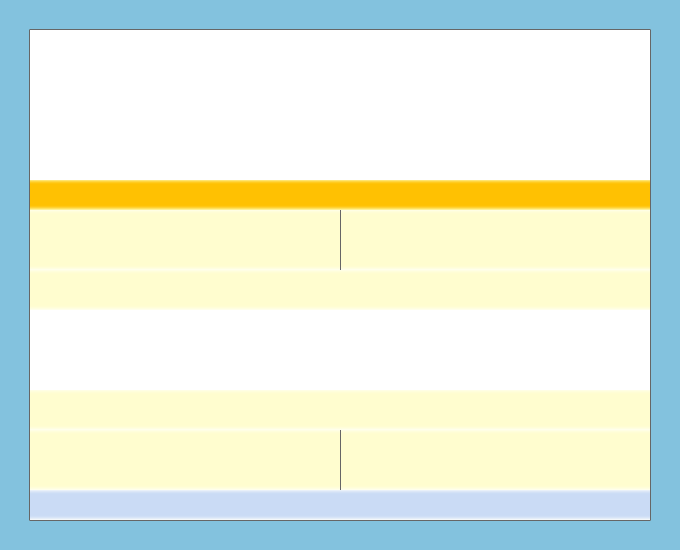
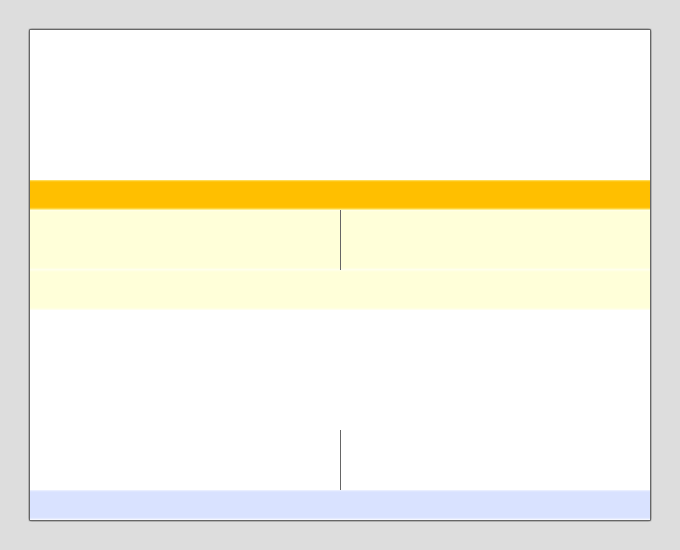
Layers edited between the first and the second (680, 550) image:
painted on "navbar" over [30, 180, 650, 210]
painted on "header boxes" over [30, 212, 650, 267]
removed layer "footer boxes" over [30, 430, 650, 490]
painted on "header widget" over [30, 272, 650, 307]
removed layer "footer widget" over [30, 390, 650, 430]
moved "footer" above "canvas", painted on it over [30, 490, 650, 520]
painted on "Background" over [0, 0, 680, 550]
